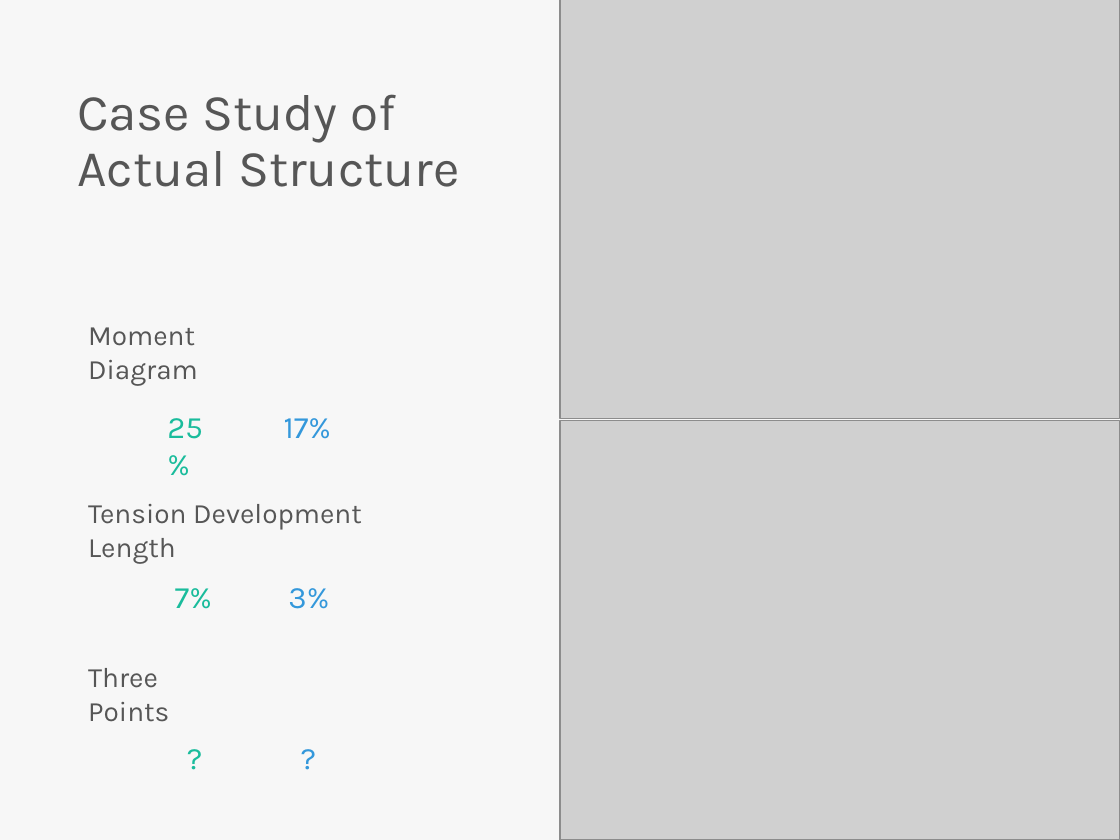
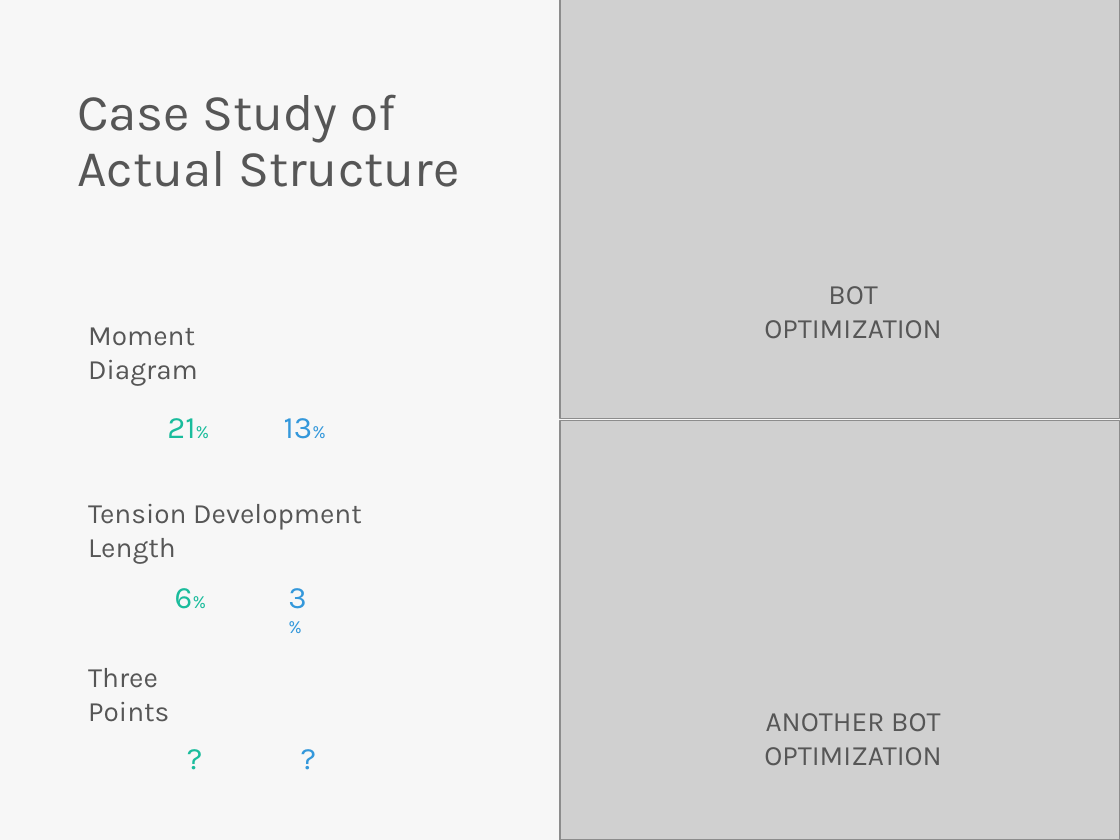
Before and after one commit to skyran1278/VbaProject, a slide deck: slide 21 of 20180126_SmartSplice/20180823_Meeting/SmartSplice.pptx (slide 17 before the commit). Drawn at 1120x840 pixels with LibreOffice and Linux fonts; fonts in the diff are those of the drawing; grey boxes stand for pictures. Boxes give left, top, right and bottom in pixels: in the first picture for what was removed or moved away, otherwise in the second. Text is boxed around its words. In the diff, an @@ line names an element or a change of style, - is before the commit and + after.

```diff
--- a/20180126_SmartSplice/20180823_Meeting/SmartSplice.pptx
+++ b/20180126_SmartSplice/20180823_Meeting/SmartSplice.pptx
@@ text added at <box>764,286,941,338</box>, 18 pt, text #565656 @@
+BOT
+OPTIMIZATION
@@ text at <box>167,418,195,438</box>: text changed @@
-25%
+21%
@@ text at <box>284,418,313,439</box>: text changed @@
-17%
+13%
@@ text at <box>175,588,193,609</box>: text changed @@
-7%
+6%
@@ text "3%" at <box>288,588,306,609</box>: size 20 to 12 pt in "3%" @@
@@ text added at <box>764,713,941,765</box>, 18 pt, text #565656 @@
+ANOTHER BOT
+OPTIMIZATION
```
Also in this commit, not shown: 17 other slides changed, 3 slides added, 3 slides removed, 5 other files.
